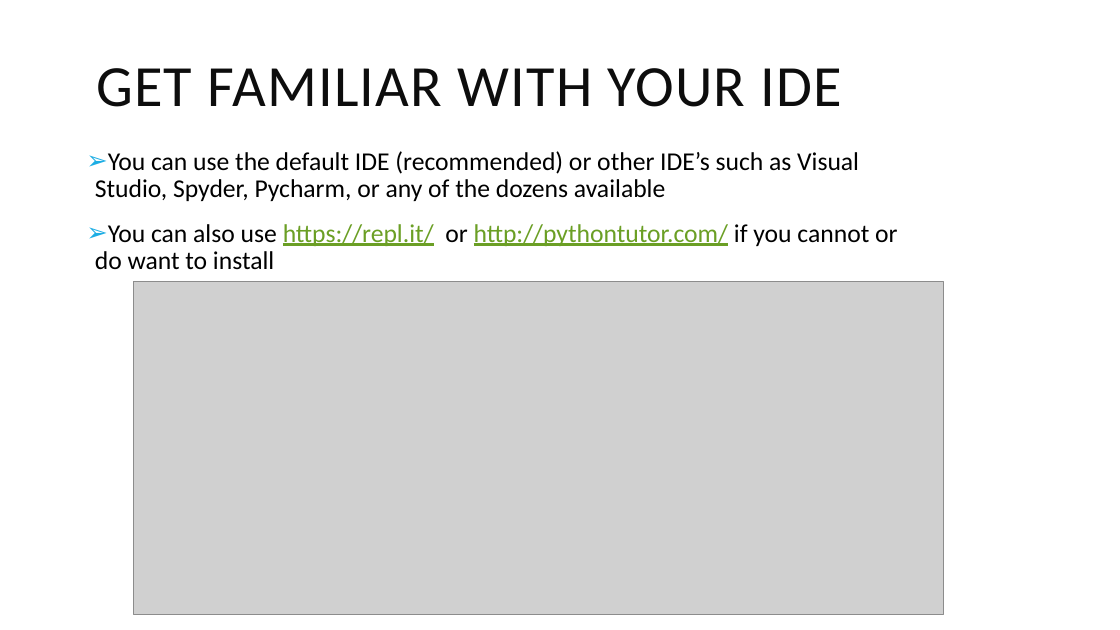
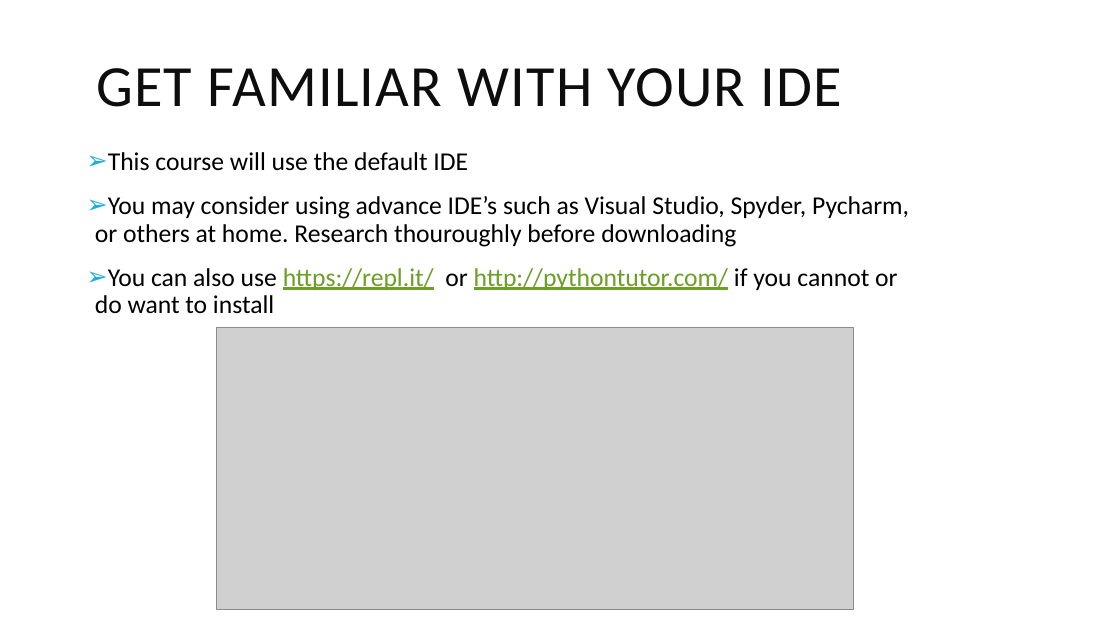
Before and after one commit to eicandanedo/python101, a slide deck: slide 5 of 1. Input Output/Lessons/Introduction to Python 1.pptx. Drawn at 1120x630 pixels with LibreOffice and Linux fonts; fonts in the diff are those of the drawing; grey boxes stand for pictures. Boxes give left, top, right and bottom in pixels: in the first picture for what was removed or moved away, otherwise in the second. Text is boxed around its words. In the diff, an @@ line names an element or a change of style, - is before the commit and + after.

```diff
--- a/1. Input Output/Lessons/Introduction to Python 1.pptx
+++ b/1. Input Output/Lessons/Introduction to Python 1.pptx
@@ text at (95,152,909,247): text changed @@
-➢ You can use the default IDE (recommended) or other IDE’s such as Visual Studio, Spyder, Pycharm, or any of the dozens available
+➢ This course will use the default IDE
+➢ You may consider using advance IDE’s such as Visual Studio, Spyder, Pycharm, or others at home. Research thouroughly before downloading
@@ picture: place and size @@
-picture at (134,281,944,614)
+picture at (216,328,853,609)
```
Also in this commit, not shown: 6 other slides changed, 1 slide removed.
